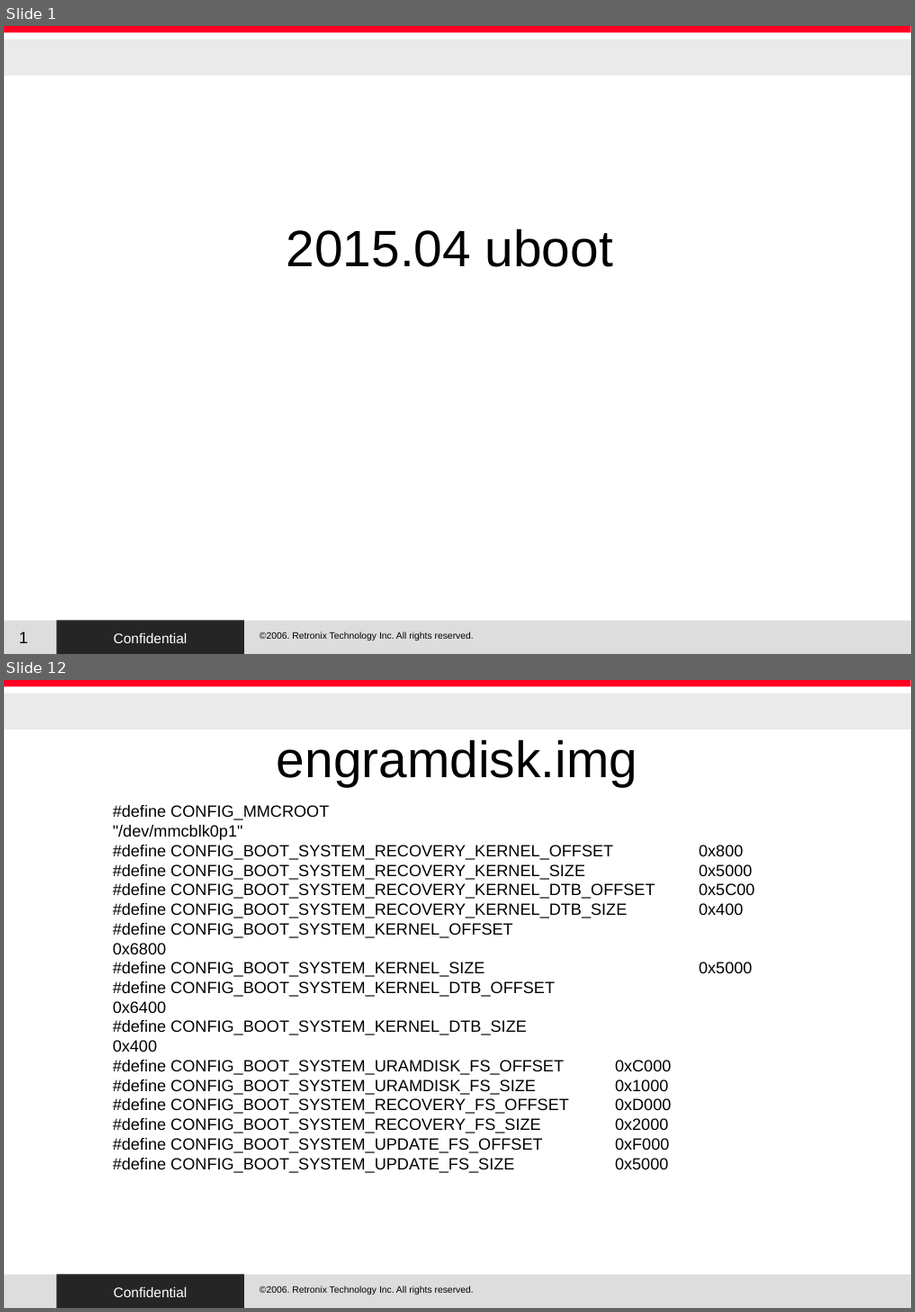
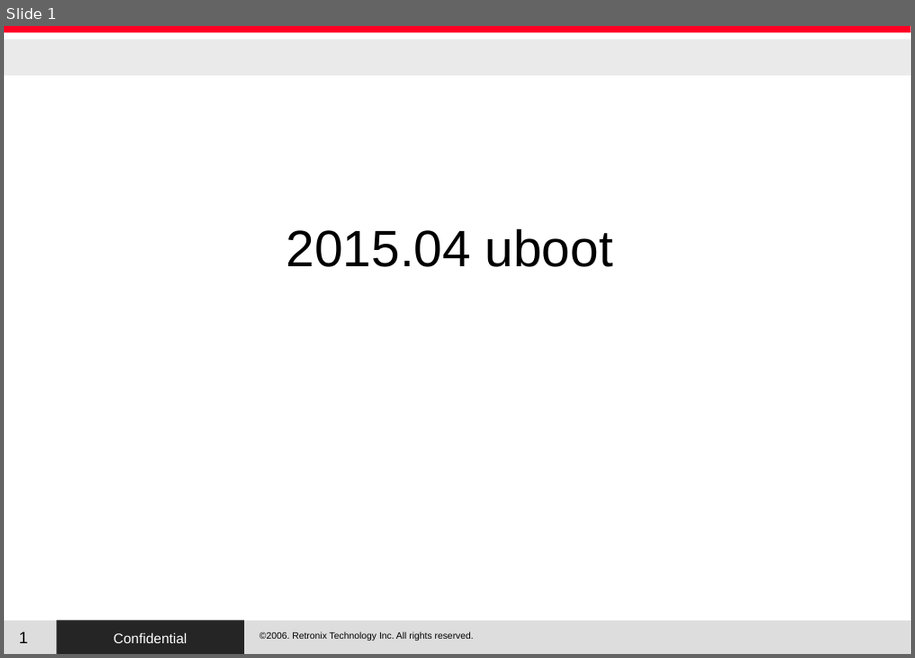
Before and after one commit to RetronixTechInc/u-boot-rtx, a slide deck: RTX/uboot.odp. Shown one above the other, each under a label of ours: slides 1 and 12 before the commit, slide 1 after it; the slides between them are not shown. The pictures are 915x1312 and 915x658 pixels, drawn with LibreOffice and Linux fonts; fonts in the diff are those of the drawing; background and template pictures are left out. Boxes give left, top, right and bottom in pixels: in the first picture for what was removed or moved away, otherwise in the second. Text is boxed around its words. In the diff, an @@ line names an element or a change of style, - is before the commit and + after.

```diff
--- a/RTX/uboot.odp
+++ b/RTX/uboot.odp
@@ slide 12 removed at [4, 680, 911, 1308], background #FFFFFF; not listed: 5 template elements that a slide beside it also shows @@
@@ title removed at [277, 739, 638, 786] @@
-engramdisk.img
@@ text removed at [113, 805, 671, 1173] @@
-#define CONFIG_MMCROOT "/dev/mmcblk0p1"
-#define CONFIG_BOOT_SYSTEM_RECOVERY_KERNEL_OFFSET 0x800
-#define CONFIG_BOOT_SYSTEM_RECOVERY_KERNEL_SIZE 0x5000
-#define CONFIG_BOOT_SYSTEM_RECOVERY_KERNEL_DTB_OFFSET 0x5C00
-#define CONFIG_BOOT_SYSTEM_RECOVERY_KERNEL_DTB_SIZE 0x400
-#define CONFIG_BOOT_SYSTEM_KERNEL_OFFSET 0x6800
-#define CONFIG_BOOT_SYSTEM_KERNEL_SIZE 0x5000
-#define CONFIG_BOOT_SYSTEM_KERNEL_DTB_OFFSET 0x6400
-#define CONFIG_BOOT_SYSTEM_KERNEL_DTB_SIZE 0x400
-#define CONFIG_BOOT_SYSTEM_URAMDISK_FS_OFFSET 0xC000
-#define CONFIG_BOOT_SYSTEM_URAMDISK_FS_SIZE 0x1000
-#define CONFIG_BOOT_SYSTEM_RECOVERY_FS_OFFSET 0xD000
-#define CONFIG_BOOT_SYSTEM_RECOVERY_FS_SIZE 0x2000
-#define CONFIG_BOOT_SYSTEM_UPDATE_FS_OFFSET 0xF000
-#define CONFIG_BOOT_SYSTEM_UPDATE_FS_SIZE 0x5000
```
Also in this commit, not shown: 10 slides changed, 6 slides added, 4 other slides removed, 27 other files.
